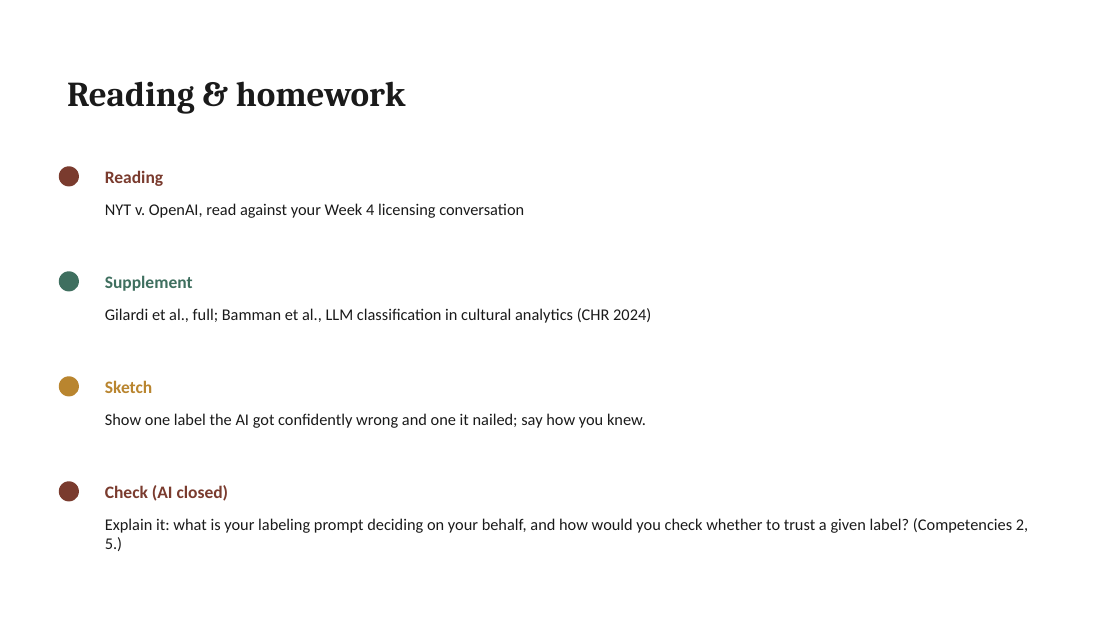
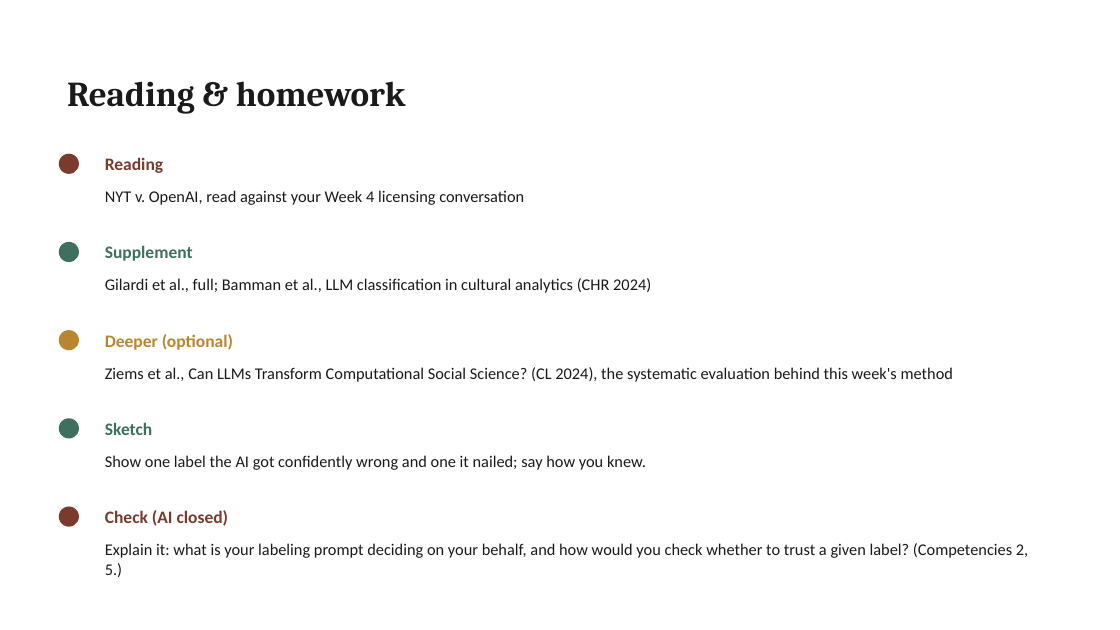
Before and after one commit to lucianli123/culture-as-data-2026, a slide deck: slide 9 of slides/pptx/week-07.pptx. Drawn at 1120x630 pixels with LibreOffice and Linux fonts; fonts in the diff are those of the drawing. Boxes give left, top, right and bottom in pixels: in the first picture for what was removed or moved away, otherwise in the second. Text is boxed around its words. In the diff, an @@ line names an element or a change of style, - is before the commit and + after.

Commit message:
Add a deeper reading tier: full scholarship each week, and a real Week 8 requirement
The reading program keeps its under-thirty-minute required tier but gains a
'Deeper (optional)' column across all ten weeks, the serious literature
behind each session: Moretti's Conjectures (W1), Grimmer & Stewart's Text as
Data (W2), Underwood's Life Cycles in full (W3), boyd & Crawford (W4),
Kozlowski in full + Distill's t-SNE guide (W5), Arnold & Tilton's Distant
Viewing (W6), Ziems et al. on LLM annotation (W7), Nan Z. Da's Computational
Case Against CLS read against the student's own robustness checks (W8), the
Critical Inquiry forum where the field answers Da (W9), and Elgammal's CAN
paper (W10). Weeks 8-9 thereby close the course with the field's own
trial, mirroring the Bollen/Schmidt trial that opens it. Week 8's required
reading is no longer 'none': Chiang's ChatGPT Is a Blurry JPEG of the Web
carries the week's compression argument. Updated in syllabus (principle +
table), lesson plans, site reading table, markdown decks, and pptx (five-row
homework slide).

```diff
--- a/slides/pptx/week-07.pptx
+++ b/slides/pptx/week-07.pptx
@@ text "Reading": place and size @@
-text "Reading" at (105,170,163,186)
+text "Reading" at (105,157,163,173)
@@ ellipse: place and size @@
-ellipse at (59,166,79,187)
+ellipse at (59,154,79,174)
@@ text "NYT v. OpenAI, read against ...": place and size @@
-text "NYT v. OpenAI, read against ..." at (105,203,524,218)
+text "NYT v. OpenAI, read against ..." at (105,190,524,205)
@@ 2 texts, 1 ellipse: place and size @@
-2 texts, 1 ellipse at (59,271,651,323)
+2 texts, 1 ellipse at (59,242,651,293)
@@ ellipse: place and size @@
-ellipse at (59,376,79,397)
+ellipse at (59,330,79,350)
@@ text added at (105,334,233,350), 15 pt, text #B9852F, bold @@
+Deeper (optional)
@@ text added at (105,367,953,382), 14 pt, text #1A1A1A @@
+Ziems et al., Can LLMs Transform Computational Social Science? (CL 2024), the systematic evaluation behind this week's method
@@ ellipse: place and size @@
-ellipse at (59,481,79,502)
+ellipse at (59,418,79,439)
@@ ellipse at (59,418,79,439): fill #7A3B2E to #3F6F5F @@
@@ text "Sketch": place and size @@
-text "Sketch" at (105,380,152,393)
+text "Sketch" at (105,422,152,435)
@@ text "Sketch" at (105,422,152,435): text colour #B9852F to #3F6F5F @@
@@ text "Show one label the AI ...": place and size @@
-text "Show one label the AI ..." at (105,413,646,428)
+text "Show one label the AI ..." at (105,455,646,470)
@@ ellipse added at (59,507,79,527), fill #7A3B2E @@
@@ text "Check (AI closed)": place and size @@
-text "Check (AI closed)" at (105,485,229,501)
+text "Check (AI closed)" at (105,510,229,526)
@@ text "Explain it: what is your ...": place and size @@
-text "Explain it: what is your ..." at (105,518,1028,551)
+text "Explain it: what is your ..." at (105,543,1028,577)
```
Also in this commit, not shown: 26 other files.
